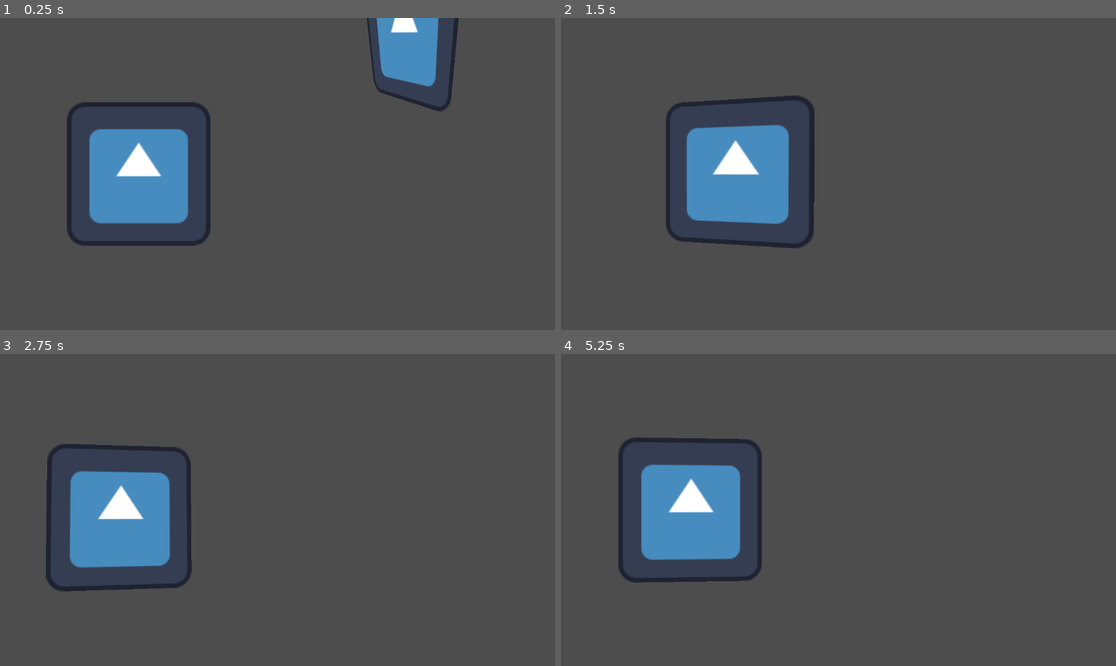
Above: before the commit, frames 1-4 (two rows, left to right).
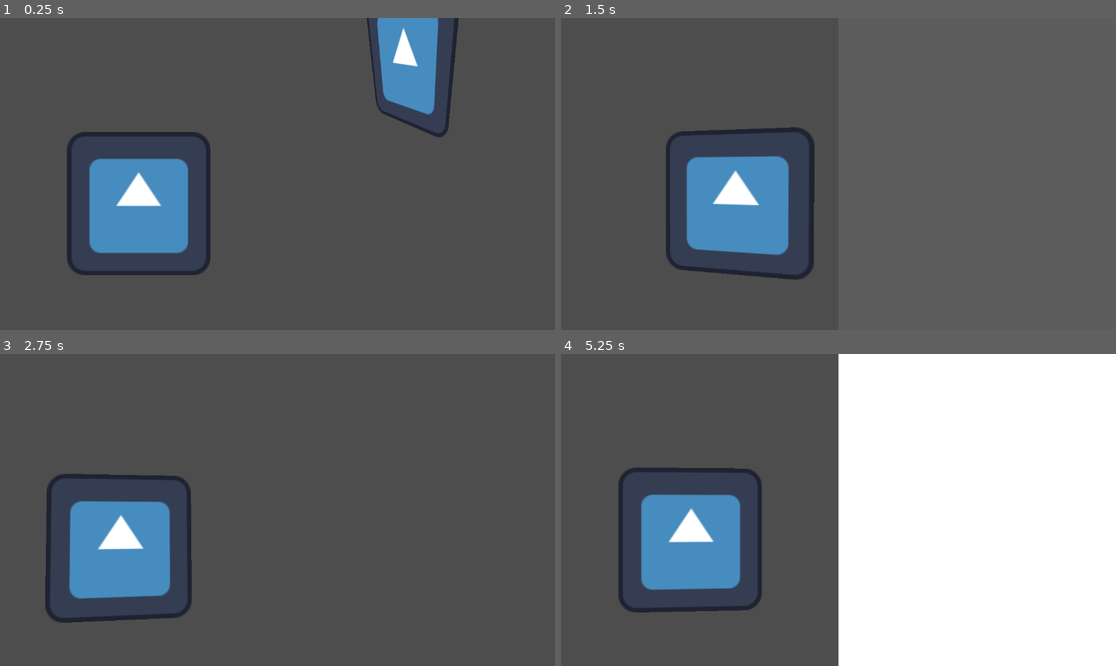
Above: after the commit, the same moments.

Repository: Just-a-Bee/bigfoot
Game: Godot game, scene res://main.tscn
Two runs of this game, one before a commit and one after it. Both use one fixed random seed, a clock stepped at 60 frames per second and the inputs below. The engine's default icon, where the game draws it, is replaced by a stand-in: a white triangle on a blue panel in a dark square.
Inputs (mouse positions are in pixels of both pictures, inside the frame that each line leads up to):
- Up to frame 1 (0.25 s): no input
- Up to frame 2 (1.5 s): move the mouse to (866, 174) at 0.52 s; hold Space (drone_picture, bound only after the commit) 0.53-1.28 s; hold W (drone_forward) from 0.53 s (still down); click (866, 174) at 0.8 s; move the mouse to (810, 174) at 1.27 s; click (810, 174) at 1.35 s
- Up to frame 3 (2.75 s): keep holding W (drone_forward); tap Space (drone_picture, bound only after the commit) at 1.55 s; tap Enter at 2 s; move the mouse to (288, 503) at 2.02 s; hold Space (drone_picture, bound only after the commit) from 2.03 s (still down); click (288, 503) at 2.3 s
- Up to frame 4 (5.25 s): keep holding W (drone_forward); move the mouse to (832, 516) at 2.77 s; release Space (drone_picture, bound only after the commit) at 2.78 s; click (832, 516) at 2.85 s; tap Space (drone_picture, bound only after the commit) at 3.05, 4.55 s; move the mouse to (877, 513) at 3.52 s; hold Space (drone_picture, bound only after the commit) 3.53-4.28 s; click (877, 513) at 3.8 s; move the mouse to (794, 506) at 4.27 s; click (794, 506) at 4.35 s; tap Enter at 5 s; move the mouse to (844, 510) at 5.02 s; hold Space (drone_picture, bound only after the commit) from 5.03 s (still down)

The runs differ from the first frame. In frame 1, 7.3% of the frame differs, in the area x 12-82%, y 0-83%; in frame 2, 6.0%; in frame 3, 5.8%; in frame 4, 56%, in the area x 10-100%, y 0-100%.

Commit message:
Added screenshoting features.
Picutres are shown and then slide off of the screen
Many changes to main were added to make this work
Input map was changed as well

Diff:
--- a/drone.gd
+++ b/drone.gd
@@ -1,4 +1,6 @@
 extends CharacterBody3D
+
+@export var picture_test:Node
 
 # speed vars
 var horizontal_acc = 3
--- /dev/null
+++ b/main.gd
@@ -0,0 +1,33 @@
+extends Control
+
+@onready var player_viewport = $Control/SubViewportContainer/SubViewport
+@onready var drone_viewport = $Control/CenterContainer/SubViewportContainer2/SubViewport
+
+@onready var cam_picture = $Picture
+@onready var anim = $PicutreAnim
+@onready var picture_cooldown = $PictureCooldown
+
+# Called when the node enters the scene tree for the first time.
+func _ready():
+	pass # Replace with function body.
+
+
+# Called every frame. 'delta' is the elapsed time since the previous frame.
+func _process(delta):
+	pass
+
+
+func _input(event):
+	if picture_cooldown.is_stopped():
+		if event.is_action_pressed("drone_picture"):
+			var texture = drone_viewport.get_texture().get_image()
+			texture = ImageTexture.create_from_image(texture)
+			cam_picture.texture = texture
+			anim.play("drone_picture")
+			picture_cooldown.start()
+		if event.is_action_pressed("player_picture"):
+			var texture = player_viewport.get_texture().get_image()
+			texture = ImageTexture.create_from_image(texture)
+			cam_picture.texture = texture
+			anim.play("player_picture")
+			picture_cooldown.start()
--- a/main.tscn
+++ b/main.tscn
@@ -1,42 +1,260 @@
-[gd_scene load_steps=4 format=3 uid="uid://c1gv7l3uecjlx"]
+[gd_scene load_steps=12 format=3 uid="uid://c1gv7l3uecjlx"]
 
 [ext_resource type="Texture2D" uid="uid://cm162jcpuu572" path="res://icon.svg" id="1_4x1cm"]
+[ext_resource type="Script" path="res://main.gd" id="1_s1t7p"]
 [ext_resource type="PackedScene" uid="uid://blec0c2uc3qc6" path="res://drone.tscn" id="2_a8v2p"]
 [ext_resource type="PackedScene" uid="uid://cel6a6pi3ulqk" path="res://player.tscn" id="2_b2ier"]
-
-[node name="Control" type="HBoxContainer"]
+[ext_resource type="PackedScene" uid="uid://cwy5oyslkvj5i" path="res://environment.tscn" id="3_cwi7w"]
+
+[sub_resource type="Gradient" id="Gradient_jlgqq"]
+colors = PackedColorArray(1, 1, 1, 1, 1, 1, 1, 1)
+
+[sub_resource type="GradientTexture1D" id="GradientTexture1D_mbh72"]
+gradient = SubResource("Gradient_jlgqq")
+
+[sub_resource type="Animation" id="Animation_a1tmx"]
+length = 0.001
+tracks/0/type = "value"
+tracks/0/imported = false
+tracks/0/enabled = true
+tracks/0/path = NodePath("../../CameraShutter:modulate")
+tracks/0/interp = 1
+tracks/0/loop_wrap = true
+tracks/0/keys = {
+"times": PackedFloat32Array(0),
+"transitions": PackedFloat32Array(1),
+"update": 0,
+"values": [Color(1, 1, 1, 1)]
+}
+tracks/1/type = "value"
+tracks/1/imported = false
+tracks/1/enabled = true
+tracks/1/path = NodePath("../../CameraShutter:visible")
+tracks/1/interp = 1
+tracks/1/loop_wrap = true
+tracks/1/keys = {
+"times": PackedFloat32Array(0),
+"transitions": PackedFloat32Array(1),
+"update": 1,
+"values": [false]
+}
+tracks/2/type = "value"
+tracks/2/imported = false
+tracks/2/enabled = true
+tracks/2/path = NodePath("../../Picture:position")
+tracks/2/interp = 1
+tracks/2/loop_wrap = true
+tracks/2/keys = {
+"times": PackedFloat32Array(0),
+"transitions": PackedFloat32Array(1),
+"update": 0,
+"values": [Vector2(815, 655)]
+}
+tracks/3/type = "value"
+tracks/3/imported = false
+tracks/3/enabled = true
+tracks/3/path = NodePath("../../CameraShutter:position")
+tracks/3/interp = 1
+tracks/3/loop_wrap = true
+tracks/3/keys = {
+"times": PackedFloat32Array(0),
+"transitions": PackedFloat32Array(1),
+"update": 0,
+"values": [Vector2(576, 0)]
+}
+
+[sub_resource type="Animation" id="Animation_mex73"]
+resource_name = "drone_picture"
+length = 1.3
+tracks/0/type = "value"
+tracks/0/imported = false
+tracks/0/enabled = true
+tracks/0/path = NodePath("../../CameraShutter:modulate")
+tracks/0/interp = 1
+tracks/0/loop_wrap = true
+tracks/0/keys = {
+"times": PackedFloat32Array(0, 0.01, 0.1, 0.266667, 1),
+"transitions": PackedFloat32Array(1, 1, 1, 1, 1),
+"update": 0,
+"values": [Color(1, 1, 1, 0), Color(0.65834, 0.65834, 0.65834, 0), Color(1, 1, 1, 1), Color(1, 1, 1, 1), Color(1, 1, 1, 0)]
+}
+tracks/1/type = "value"
+tracks/1/imported = false
+tracks/1/enabled = true
+tracks/1/path = NodePath("../../CameraShutter:visible")
+tracks/1/interp = 1
+tracks/1/loop_wrap = true
+tracks/1/keys = {
+"times": PackedFloat32Array(0, 1),
+"transitions": PackedFloat32Array(1, 1),
+"update": 1,
+"values": [true, false]
+}
+tracks/2/type = "value"
+tracks/2/imported = false
+tracks/2/enabled = true
+tracks/2/path = NodePath("../../Picture:position")
+tracks/2/interp = 1
+tracks/2/loop_wrap = true
+tracks/2/keys = {
+"times": PackedFloat32Array(0, 0.2, 0.366667, 1.16667, 1.26667),
+"transitions": PackedFloat32Array(1, 1, 1, 1, 1),
+"update": 0,
+"values": [Vector2(815, 655), Vector2(815, 655), Vector2(824, 339), Vector2(824, 339), Vector2(1218, 338)]
+}
+tracks/3/type = "value"
+tracks/3/imported = false
+tracks/3/enabled = true
+tracks/3/path = NodePath("../../CameraShutter:position")
+tracks/3/interp = 1
+tracks/3/loop_wrap = true
+tracks/3/keys = {
+"times": PackedFloat32Array(0),
+"transitions": PackedFloat32Array(1),
+"update": 0,
+"values": [Vector2(576, 0)]
+}
+
+[sub_resource type="Animation" id="Animation_d2auc"]
+resource_name = "player_picture"
+length = 1.3
+tracks/0/type = "value"
+tracks/0/imported = false
+tracks/0/enabled = true
+tracks/0/path = NodePath("../../CameraShutter:modulate")
+tracks/0/interp = 1
+tracks/0/loop_wrap = true
+tracks/0/keys = {
+"times": PackedFloat32Array(0, 0.01, 0.1, 0.266667, 1),
+"transitions": PackedFloat32Array(1, 1, 1, 1, 1),
+"update": 0,
+"values": [Color(1, 1, 1, 0), Color(0.65834, 0.65834, 0.65834, 0), Color(1, 1, 1, 1), Color(1, 1, 1, 1), Color(1, 1, 1, 0)]
+}
+tracks/1/type = "value"
+tracks/1/imported = false
+tracks/1/enabled = true
+tracks/1/path = NodePath("../../CameraShutter:visible")
+tracks/1/interp = 1
+tracks/1/loop_wrap = true
+tracks/1/keys = {
+"times": PackedFloat32Array(0, 1),
+"transitions": PackedFloat32Array(1, 1),
+"update": 1,
+"values": [true, false]
+}
+tracks/2/type = "value"
+tracks/2/imported = false
+tracks/2/enabled = true
+tracks/2/path = NodePath("../../CameraShutter:position")
+tracks/2/interp = 1
+tracks/2/loop_wrap = true
+tracks/2/keys = {
+"times": PackedFloat32Array(0),
+"transitions": PackedFloat32Array(1),
+"update": 0,
+"values": [Vector2(0, 0)]
+}
+tracks/3/type = "value"
+tracks/3/imported = false
+tracks/3/enabled = true
+tracks/3/path = NodePath("../../Picture:position")
+tracks/3/interp = 1
+tracks/3/loop_wrap = true
+tracks/3/keys = {
+"times": PackedFloat32Array(0, 0.2, 0.366667, 1.16667, 1.26667),
+"transitions": PackedFloat32Array(1, 1, 1, 1, 1),
+"update": 0,
+"values": [Vector2(167, 655), Vector2(167, 655), Vector2(167, 339), Vector2(167, 339), Vector2(-227, 338)]
+}
+
+[sub_resource type="AnimationLibrary" id="AnimationLibrary_yu8hd"]
+_data = {
+"RESET": SubResource("Animation_a1tmx"),
+"drone_picture": SubResource("Animation_mex73"),
+"player_picture": SubResource("Animation_d2auc")
+}
+
+[node name="Control" type="Control"]
+layout_mode = 3
+anchors_preset = 0
+script = ExtResource("1_s1t7p")
+
+[node name="Control" type="HBoxContainer" parent="."]
+layout_mode = 1
 anchors_preset = 15
 anchor_right = 1.0
 anchor_bottom = 1.0
+offset_right = 1152.0
+offset_bottom = 648.0
 grow_horizontal = 2
 grow_vertical = 2
 theme_override_constants/separation = 0
 
-[node name="SubViewportContainer" type="SubViewportContainer" parent="."]
+[node name="SubViewportContainer" type="SubViewportContainer" parent="Control"]
+custom_minimum_size = Vector2(576, 648)
 layout_mode = 2
 size_flags_horizontal = 3
 stretch = true
 
-[node name="SubViewport" type="SubViewport" parent="SubViewportContainer"]
+[node name="SubViewport" type="SubViewport" parent="Control/SubViewportContainer"]
 handle_input_locally = false
 size = Vector2i(576, 648)
 render_target_update_mode = 4
 
-[node name="Sprite3D" type="Sprite3D" parent="SubViewportContainer/SubViewport"]
+[node name="Sprite3D" type="Sprite3D" parent="Control/SubViewportContainer/SubViewport"]
+transform = Transform3D(1, 0, 0, 0, 1, 0, 0, 0, 1, 0, -0.26507, 0)
 texture = ExtResource("1_4x1cm")
 
-[node name="Player" parent="SubViewportContainer/SubViewport" instance=ExtResource("2_b2ier")]
+[node name="Player" parent="Control/SubViewportContainer/SubViewport" instance=ExtResource("2_b2ier")]
 transform = Transform3D(1, 0, 0, 0, 1, 0, 0, 0, 1, 0, 0, 1.81554)
 
-[node name="SubViewportContainer2" type="SubViewportContainer" parent="."]
+[node name="environment" parent="Control/SubViewportContainer/SubViewport" instance=ExtResource("3_cwi7w")]
+transform = Transform3D(1, 0, 0, 0, 1, 0, 0, 0, 1, 0, -6.03115, 0)
+
+[node name="CenterContainer" type="CenterContainer" parent="Control"]
+layout_mode = 2
+size_flags_horizontal = 3
+
+[node name="SubViewportContainer2" type="SubViewportContainer" parent="Control/CenterContainer"]
+custom_minimum_size = Vector2(576, 648)
 layout_mode = 2
 size_flags_horizontal = 3
 stretch = true
 
-[node name="SubViewport" type="SubViewport" parent="SubViewportContainer2"]
+[node name="SubViewport" type="SubViewport" parent="Control/CenterContainer/SubViewportContainer2"]
 handle_input_locally = false
 size = Vector2i(576, 648)
 render_target_update_mode = 4
 
-[node name="Drone" parent="SubViewportContainer2/SubViewport" instance=ExtResource("2_a8v2p")]
+[node name="Drone" parent="Control/CenterContainer/SubViewportContainer2/SubViewport" node_paths=PackedStringArray("picture_test") instance=ExtResource("2_a8v2p")]
 transform = Transform3D(0.659333, 0, 0.751851, 0, 1, 0, -0.751851, 0, 0.659333, 1.81583, 0, 1.43504)
+picture_test = NodePath("../../../../../Picture")
+
+[node name="Picture" type="TextureRect" parent="."]
+custom_minimum_size = Vector2(576, 648)
+layout_mode = 0
+offset_left = 815.0
+offset_top = 655.0
+offset_right = 1391.0
+offset_bottom = 1303.0
+scale = Vector2(0.45, 0.45)
+texture = ExtResource("1_4x1cm")
+
+[node name="CameraShutter" type="TextureRect" parent="."]
+visible = false
+z_index = 1
+custom_minimum_size = Vector2(576, 648)
+offset_left = 576.0
+offset_right = 1152.0
+offset_bottom = 648.0
+texture = SubResource("GradientTexture1D_mbh72")
+
+[node name="PictureCooldown" type="Timer" parent="."]
+wait_time = 2.0
+one_shot = true
+
+[node name="PicutreAnim" type="AnimationPlayer" parent="."]
+root_node = NodePath("../Control/CenterContainer")
+libraries = {
+"": SubResource("AnimationLibrary_yu8hd")
+}
--- a/project.godot
+++ b/project.godot
@@ -46,3 +46,13 @@
 "events": [Object(InputEventKey,"resource_local_to_scene":false,"resource_name":"","device":-1,"window_id":0,"alt_press …(195 unchanged characters)…
 ]
 }
+drone_picture={
+"deadzone": 0.5,
+"events": [Object(InputEventKey,"resource_local_to_scene":false,"resource_name":"","device":-1,"window_id":0,"alt_pressed":false,"shift_pressed":false,"ctrl_pressed":false,"meta_pressed":false,"pressed":false,"keycode":0,"physical_keycode":32,"key_label":0,"unicode":32,"location":0,"echo":false,"script":null)
+]
+}
+player_picture={
+"deadzone": 0.5,
+"events": [Object(InputEventMouseButton,"resource_local_to_scene":false,"resource_name":"","device":-1,"window_id":0,"alt_pressed":false,"shift_pressed":false,"ctrl_pressed":false,"meta_pressed":false,"button_mask":0,"position":Vector2(0, 0),"global_position":Vector2(0, 0),"factor":1.0,"button_index":1,"canceled":false,"pressed":false,"double_click":false,"script":null)
+]
+}
Not shown, added: 3d/models/environment.glb.import
